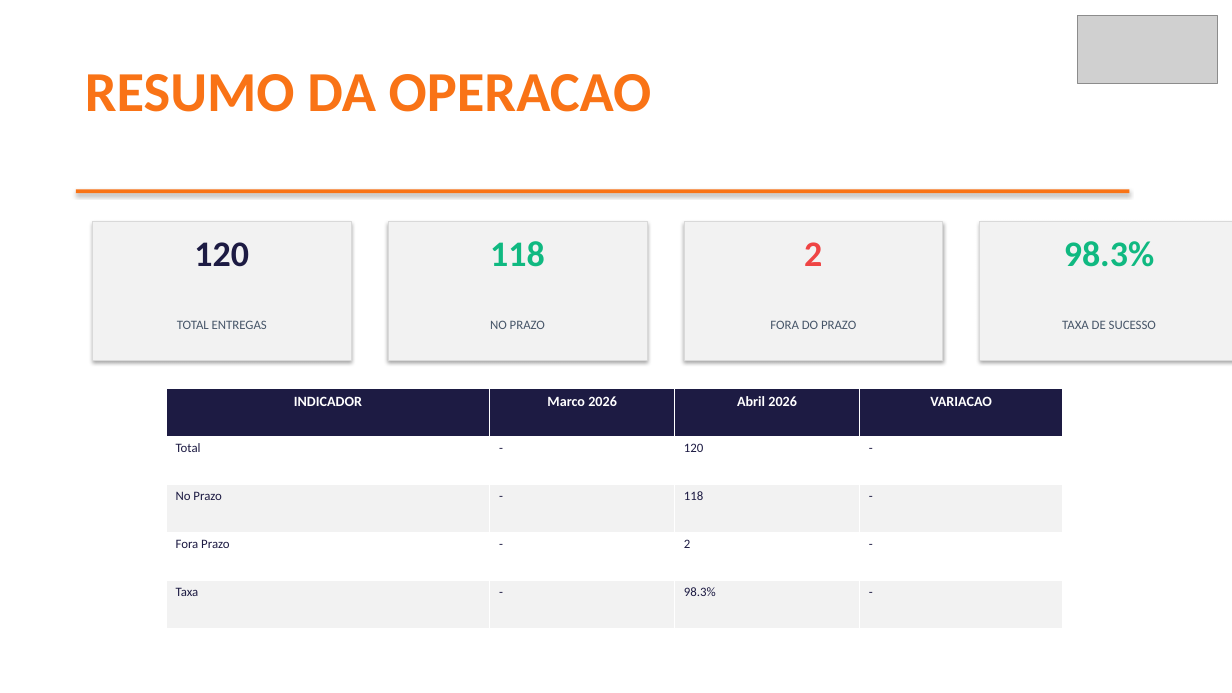
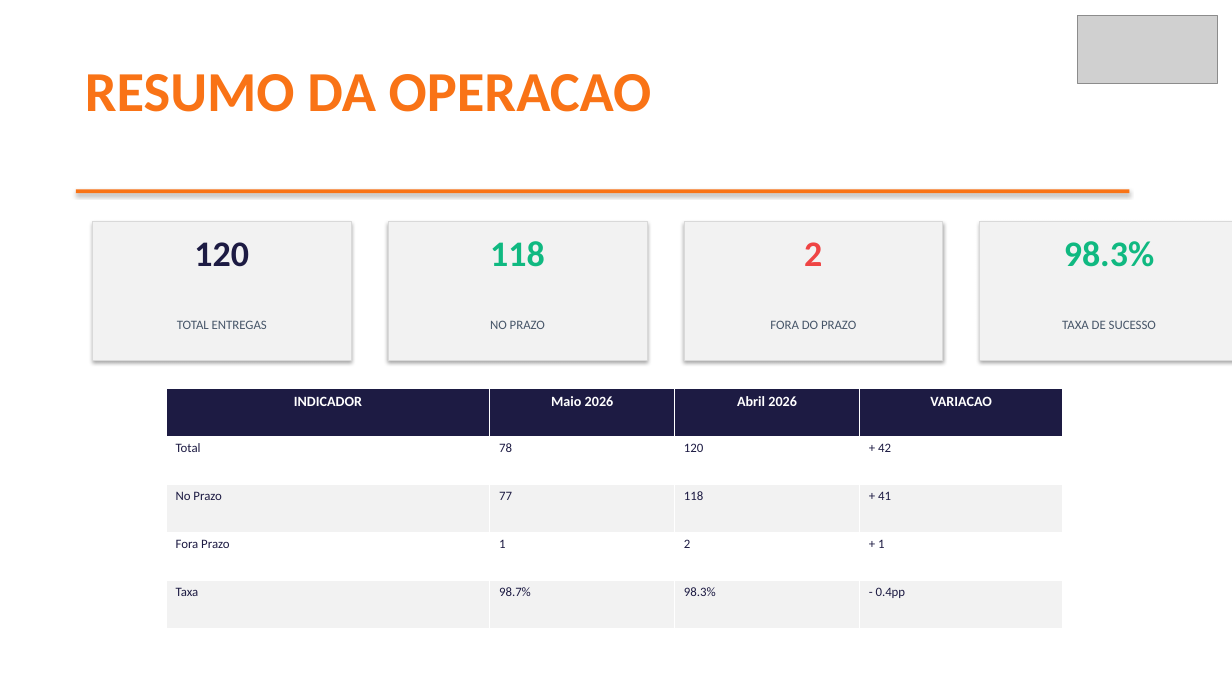
Before and after one commit to brendaelicia-sketch/PortoEX, a slide deck: slide 2 of MATTEL_DO_BRASIL_LTDA.pptx. Drawn at 1232x693 pixels with LibreOffice and Linux fonts; fonts in the diff are those of the drawing; grey boxes stand for pictures. Boxes give left, top, right and bottom in pixels: in the first picture for what was removed or moved away, otherwise in the second. Text is boxed around its words. In the diff, an @@ line names an element or a change of style, - is before the commit and + after.

```diff
--- a/MATTEL_DO_BRASIL_LTDA.pptx
+++ b/MATTEL_DO_BRASIL_LTDA.pptx
@@ table at [166, 388, 1063, 628] @@
-row 1, column 2: Marco 2026
+row 1, column 2: Maio 2026
-row 2, column 2: -
+row 2, column 2: 78
-row 2, column 4: -
+row 2, column 4: + 42
-row 3, column 2: -
+row 3, column 2: 77
-row 3, column 4: -
+row 3, column 4: + 41
-row 4, column 2: -
+row 4, column 2: 1
-row 4, column 4: -
+row 4, column 4: + 1
-row 5, column 2: -
+row 5, column 2: 98.7%
-row 5, column 4: -
+row 5, column 4: - 0.4pp
```
Also in this commit, not shown: 1 other slide changed, 20 other files.
